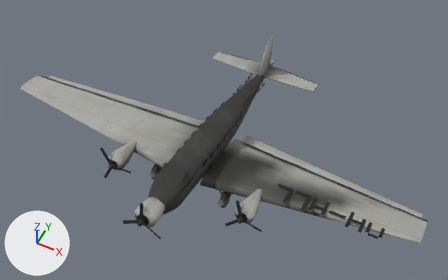
One commit to the glTF model models/item/Q1464299/model_built.glb: the scene before it, then after it.
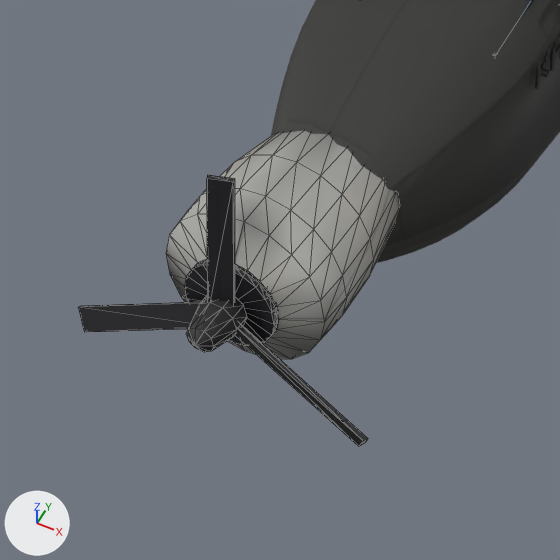
The first picture shows the older version from a 50 mm lens placed at (13.2, -15.7, 33.1), pointed at (0.7, 9.2, 1.9). The close-ups show the older and then the newer version on the part from 25% to 42% of the width and 64% to 91% of the height of that picture. Only the edits that show in the close-ups are written down. The axes (+X, +Y, +Z) are drawn at lower left. The lights are the same throughout. The close-ups show mesh edges as thin lines. Where no turn or scale is listed for an object, it has been applied to the vertices. Vertices at exactly the same position are counted once.

The first close-up shows 'airframe_0', 'engines_1' and 2 more.
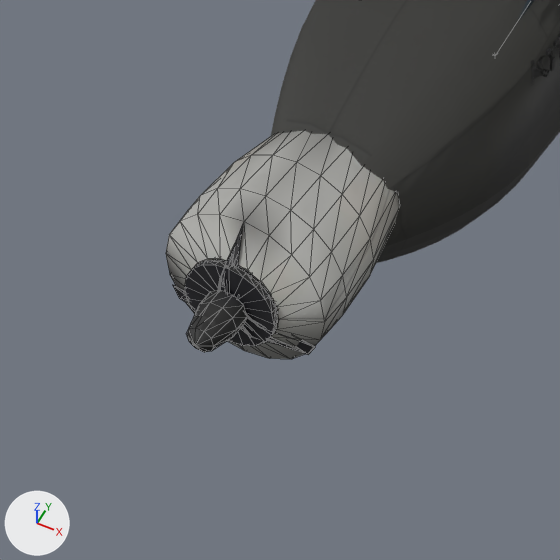
Where the newer file only moved an object's origin or applied its transform, the numbers keep the older frame.

Where the change shows, as pixel boxes [x1, y1, x2, y2] in the close-ups (560 x 560 px; the box of a moved part takes in the faces that stretch with it):
'engines_1', reshaped: before [78, 131, 399, 446]; after [166, 131, 399, 359]
part 1 of me_engines_1, moved or reshaped (mostly hidden): before [235, 264, 278, 315]; after [214, 259, 278, 314]
part 2 of me_engines_1, cut back: before [78, 175, 368, 446]; after [173, 224, 315, 355]

Diff of the bpy script that builds the scene:
```diff
--- a/models/item/Q1464299/model_built.glb.py
+++ b/models/item/Q1464299/model_built.glb.py
@@ me_engines_1 @@
 # used by ob_engines_1; location = (0.257, 3.168, 2.984)
-me_engines_1.from_pydata(...)  # 1032 vertices, 1776 faces; spans x -5.73..5.73, y -3.37..3.37, z -2.09..2.09
+me_engines_1.from_pydata(...)  # 1445 vertices, 2145 faces; spans x -5.48..4.96, y -3.37..3.37, z -1.58..1.3
+# me_engines_1 part 1: the loose piece of 118 vertices spanning x -0.59..0.07, y -2.87..-2.63, z 0.28..0.94 is moved by (0.0, -0.02, 0.0)
+# me_engines_1 part 2: 24 vertices removed from x -1.56..1.05, y -3.2..-2.7, z -0.15..2.09; 157 vertices added at x -0.9..0.38, y -2.95..-2.57, z 0.18..1.3
+# other edits to the shape of me_engines_1 do not show in these pictures
 me_engines_1.materials.append(mat_paint)
```
